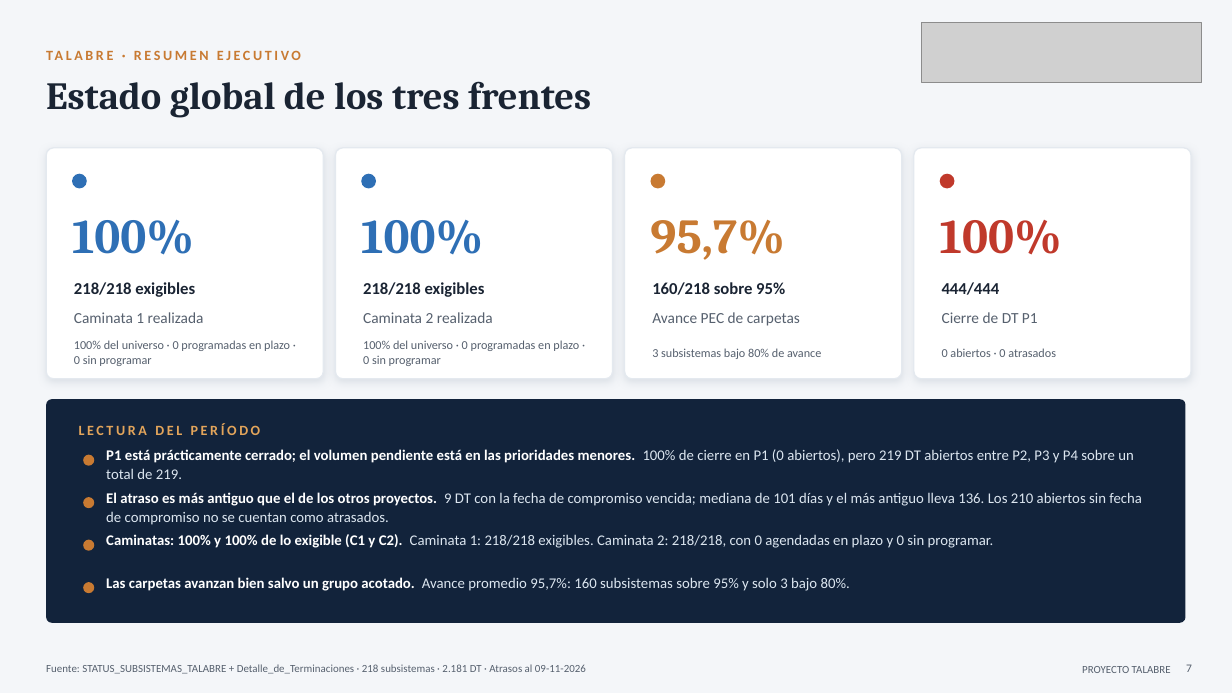
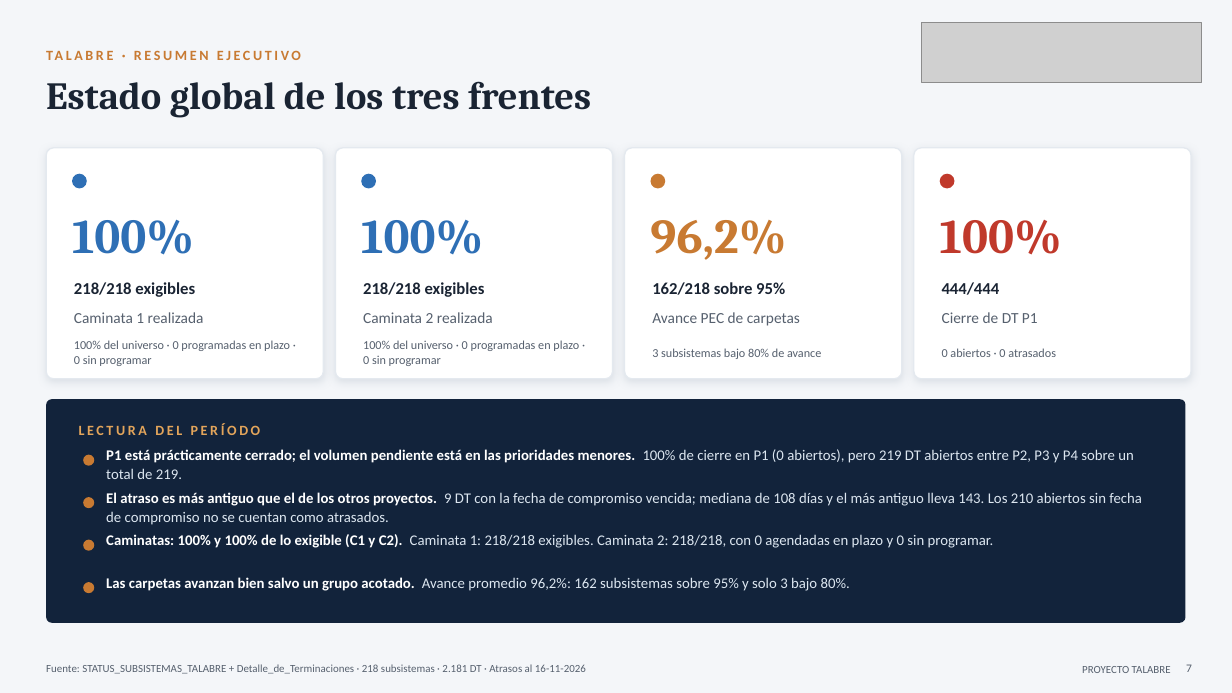
Before and after one commit to tdkvalex/Dashboard-HSEQ, a slide deck: slide 7 of panel_control_TOP_P1/Panel_Control_TOP_P1.pptx. Drawn at 1232x693 pixels with LibreOffice and Linux fonts; fonts in the diff are those of the drawing; grey boxes stand for pictures. Boxes give left, top, right and bottom in pixels: in the first picture for what was removed or moved away, otherwise in the second. Text is boxed around its words. In the diff, an @@ line names an element or a change of style, - is before the commit and + after.

```diff
--- a/panel_control_TOP_P1/Panel_Control_TOP_P1.pptx
+++ b/panel_control_TOP_P1/Panel_Control_TOP_P1.pptx
@@ text at [650,220,786,260]: text changed @@
-95,7%
+96,2%
@@ text at [652,282,785,295]: text changed @@
-160/218 sobre 95%
+162/218 sobre 95%
@@ text at [106,492,1142,525]: text changed @@
-El atraso es más antiguo que el de los otros proyectos. 9 DT con la fecha de compromiso vencida; mediana de 101 días y el más antiguo lleva 136. Los 210 abiertos sin fecha de compromiso no se cuentan como atrasados.
+El atraso es más antiguo que el de los otros proyectos. 9 DT con la fecha de compromiso vencida; mediana de 108 días y el más antiguo lleva 143. Los 210 abiertos sin fecha de compromiso no se cuentan como atrasados.
@@ text at [106,577,850,591]: text changed @@
-Las carpetas avanzan bien salvo un grupo acotado. Avance promedio 95,7%: 160 subsistemas sobre 95% y solo 3 bajo 80%.
+Las carpetas avanzan bien salvo un grupo acotado. Avance promedio 96,2%: 162 subsistemas sobre 95% y solo 3 bajo 80%.
@@ text at [46,664,586,674]: text changed @@
-Fuente: STATUS_SUBSISTEMAS_TALABRE + Detalle_de_Terminaciones · 218 subsistemas · 2.181 DT · Atrasos al 09-11-2026
+Fuente: STATUS_SUBSISTEMAS_TALABRE + Detalle_de_Terminaciones · 218 subsistemas · 2.181 DT · Atrasos al 16-11-2026
```
Also in this commit, not shown: 4 other slides changed, 3 other files.
